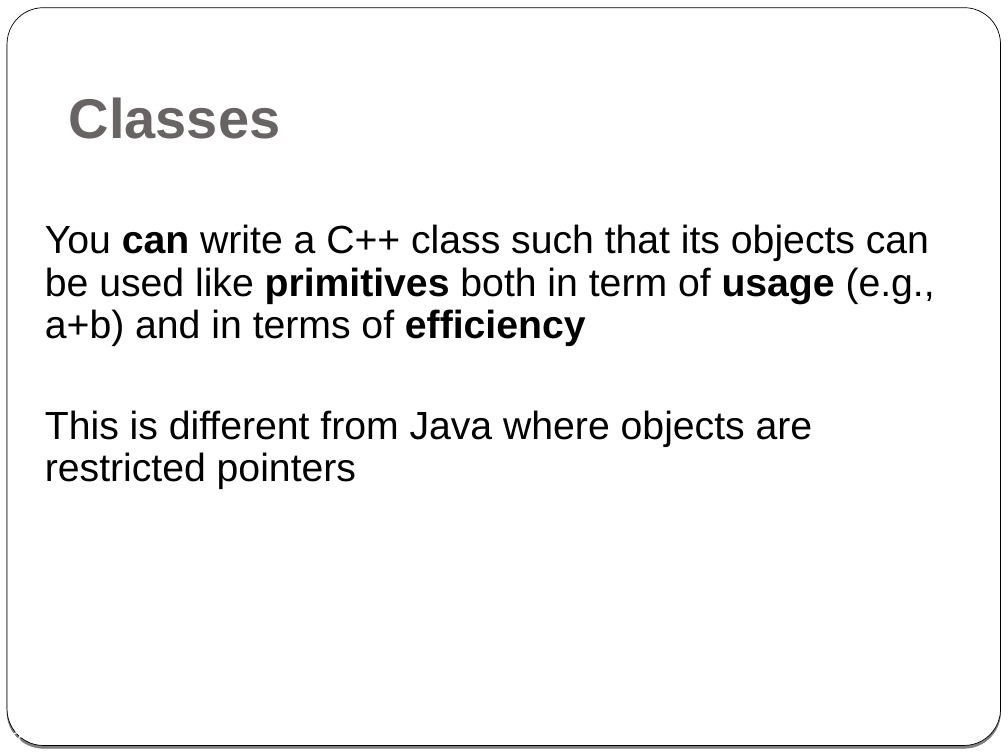
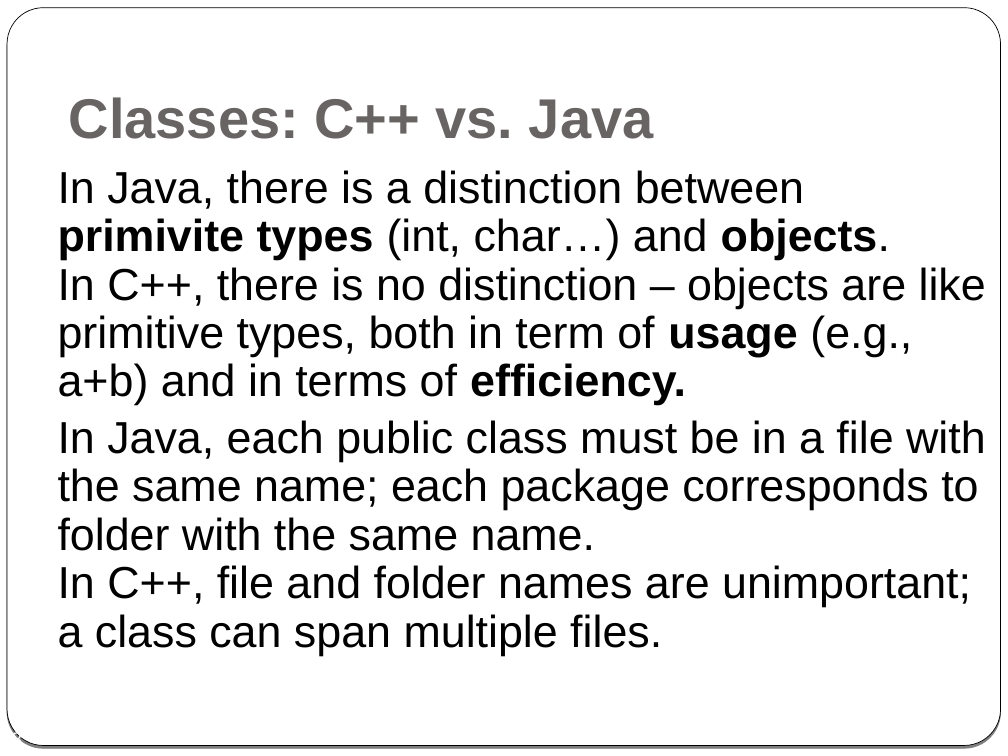
Before and after one commit to cpp-at-ariel/cpp-5778, a slide deck: slide 8 of week02-classes-constructors-destructors/slides.odp. Drawn at 1008x756 pixels with LibreOffice and Linux fonts; fonts in the diff are those of the drawing. Boxes give left, top, right and bottom in pixels: in the first picture for what was removed or moved away, otherwise in the second. Text is boxed around its words. In the diff, an @@ line names an element or a change of style, - is before the commit and + after.

```diff
--- a/week02-classes-constructors-destructors/slides.odp
+++ b/week02-classes-constructors-destructors/slides.odp
@@ title at <box>69,97,654,139</box>: text changed @@
-Classes
+Classes: C++ vs. Java
@@ text at <box>58,170,986,656</box>: text changed; size 28 to 32 pt @@
-You can write a C++ class such that its objects can be used like primitives both in term of usage (e.g., a+b) and in terms of efficiency
-This is different from Java where objects are restricted pointers
+● In Java, there is a distinction between primivite types (int, char…) and objects.
+  In C++, there is no distinction – objects are like primitive types, both in term of usage (e.g., a+b) and in terms of efficiency.
+● In Java, each public class must be in a file with the same name; each package corresponds to folder with the same name.
+  In C++, file and folder names are unimportant; a class can span multiple files.
```
Also in this commit, not shown: 2 other slides changed, 18 other files.
